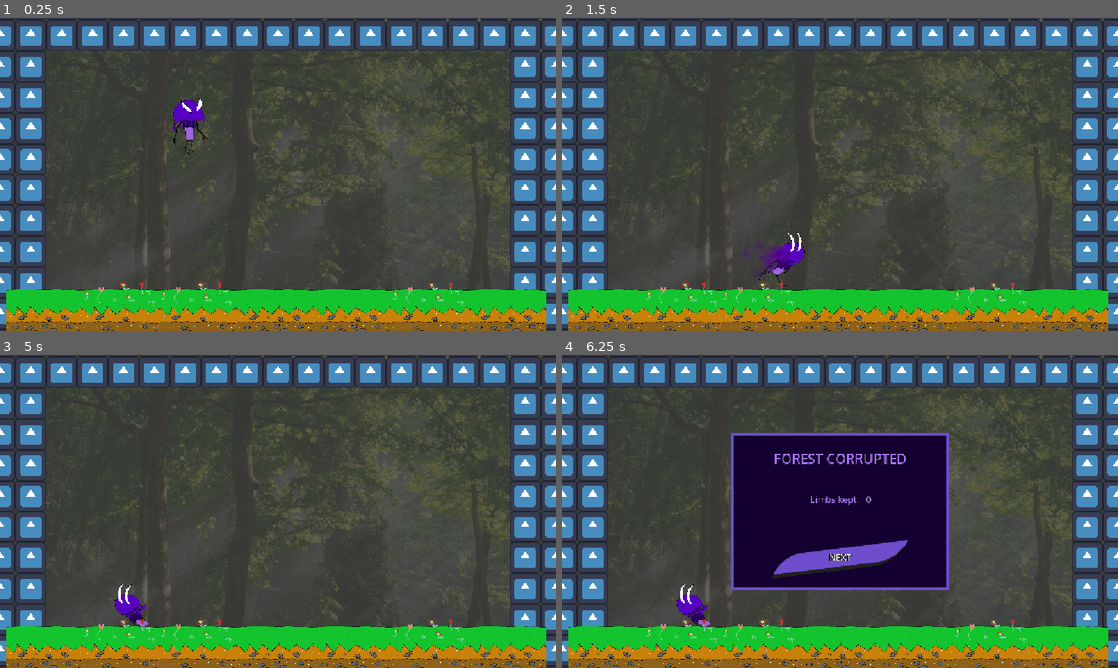
Above: before the commit, frames 1-4 (two rows, left to right).
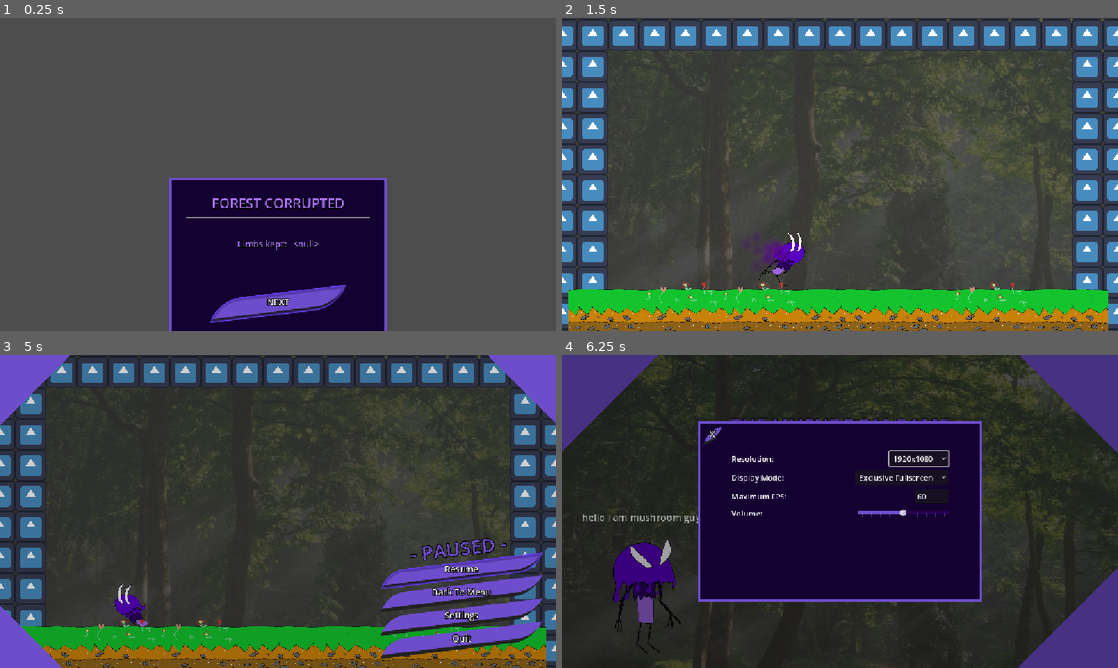
Above: after the commit, the same moments.

Repository: JRodLugo/KnightHacks2026
Game: Godot game, scene res://Scenes/LevelMaster/level_master.tscn
Two runs of this game, one before a commit and one after it. Both use one fixed random seed, a clock stepped at 60 frames per second and the inputs below. The engine's default icon, where the game draws it, is replaced by a stand-in: a white triangle on a blue panel in a dark square.
Inputs (mouse positions are in pixels of both pictures, inside the frame that each line leads up to):
- Up to frame 1 (0.25 s): no input
- Up to frame 2 (1.5 s): click (840, 221) at 0.5 s, where only the run after the commit has a clickable "NEXT"; hold D (right) from 1.28 s (still down)
- Up to frame 3 (5 s): tap Space (jump) at 1.52, 2.27, 3.77, 4.52 s; release D (right) at 2.78 s; hold A (left) 2.78-3.53 s; hold D (right) from 3.53 s (still down); tap Escape (pause) at 4.9 s
- Up to frame 4 (6.25 s): release D (right) at 5 s; click (1023, 592) at 5 s, where only the run after the commit has a clickable "Back To Menu"; click (840, 511) at 5.75 s, where only the run after the commit has a clickable "Settings"

The runs differ from the first frame. In frame 1, 52% of the frame differs, in the area x 0-100%, y 0-100%; in frame 2, 0.1%; in frame 3, 29%; in frame 4, 70%.

Commit message:
Full Controller Support
UI now works well with controller, and character works fine as always. Focus is grabbed properly, and added a new focus effect to the buttons to make it look nice. Some additional ui work could be nice on the settings panel but I'll get there at some point yayyy

Diff:
--- a/knight-hacks-2026-project/Player/player.gd
+++ b/knight-hacks-2026-project/Player/player.gd
@@ -35,10 +35,8 @@
 		change_anim("walk")
 
 	elif event.is_action_pressed("pause"):
-		finish.emit()
-		return
-		if get_tree().paused: return # it will try to re-pause if you use escape to resume
 		$UI/PauseMenu.visible = true
+		$UI/PauseMenu/VBoxContainer/Resume.grab_focus()
 		get_tree().paused = true
 
 func _physics_process(delta: float) -> void:
--- a/knight-hacks-2026-project/Scenes/LevelMaster/level_master.gd
+++ b/knight-hacks-2026-project/Scenes/LevelMaster/level_master.gd
@@ -7,6 +7,7 @@
 func _ready():
 	currentSceneFile = load("res://Scenes/TestScene/test_scene.tscn")
 	restart()
+	level_finish()
 
 func restart():
 	%SwipeAnim.play("swipe_in")
@@ -28,6 +29,7 @@
 	get_tree().paused = true
 	%LevelFinish.visible = true
 	%LevelFinish.get_node("LimbsKept").set_text("Limbs kept:   " + str(get_player_limb_count()))
+	%LevelFinish.get_node("NextLevel").grab_focus()
 	%LFAnim.play("slide_in")
 
 func _on_next_level_button_down() -> void:
--- a/knight-hacks-2026-project/Scenes/MainMenu/buttons.tres
+++ b/knight-hacks-2026-project/Scenes/MainMenu/buttons.tres
@@ -1,6 +1,16 @@
 [gd_resource type="Theme" format=3 uid="uid://dv65ia60vg3jj"]
 
-[sub_resource type="StyleBoxEmpty" id="StyleBoxEmpty_0qgbs"]
+[sub_resource type="StyleBoxFlat" id="StyleBoxFlat_ihsrk"]
+bg_color = Color(0, 0, 0, 0)
+skew = Vector2(0.435, 0.12)
+border_width_left = 8
+border_width_top = 8
+border_width_right = 8
+border_width_bottom = 8
+border_color = Color(0.41730604, 0.24781525, 0.99314195, 1)
+border_blend = true
+corner_radius_top_left = 50
+corner_radius_bottom_right = 50
 
 [sub_resource type="StyleBoxFlat" id="StyleBoxFlat_mcqx7"]
 bg_color = Color(0.43033832, 0.30028218, 0.797972, 1)
@@ -29,7 +39,7 @@
 Button/colors/font_outline_color = Color(0, 0, 0, 1)
 Button/constants/outline_size = 6
 Button/font_sizes/font_size = 18
-Button/styles/focus = SubResource("StyleBoxEmpty_0qgbs")
+Button/styles/focus = SubResource("StyleBoxFlat_ihsrk")
 Button/styles/hover = SubResource("StyleBoxFlat_mcqx7")
 Button/styles/normal = SubResource("StyleBoxFlat_adu2g")
 Button/styles/pressed = SubResource("StyleBoxFlat_uslqc")
--- a/knight-hacks-2026-project/Scenes/MainMenu/main_menu.gd
+++ b/knight-hacks-2026-project/Scenes/MainMenu/main_menu.gd
@@ -1,9 +1,15 @@
 extends Control
 
+func _ready():
+	$VBoxContainer/Play.grab_focus()
+
 func _on_play_button_down() -> void:
-	get_tree().change_scene_to_file("res://Scenes/TestScene/test_scene.tscn")
+	get_tree().change_scene_to_file("res://Scenes/LevelMaster/level_master.tscn")
 
 func _on_settings_button_down() -> void:
+	for i in $VBoxContainer.get_children():
+		i.focus_mode = Control.FOCUS_NONE
+	$SettingsMenu.get_node("Main/VBoxContainer/Resolution/OptionButton").grab_focus()
 	$SettingsMenu.visible = true
 
 func _on_quit_button_down() -> void:
--- a/knight-hacks-2026-project/Scenes/MainMenu/main_menu.tscn
+++ b/knight-hacks-2026-project/Scenes/MainMenu/main_menu.tscn
@@ -139,9 +139,10 @@
 rotation = -2.3561945
 color = Color(0.43137255, 0.3019608, 0.79607844, 1)
 
-[node name="SettingsMenu" parent="." unique_id=1938883888 instance=ExtResource("5_adu2g")]
+[node name="SettingsMenu" parent="." unique_id=1938883888 node_paths=PackedStringArray("prevContainer") instance=ExtResource("5_adu2g")]
 visible = false
 layout_mode = 1
+prevContainer = NodePath("../VBoxContainer")
 
 [connection signal="button_down" from="VBoxContainer/Play" to="." method="_on_play_button_down"]
 [connection signal="button_down" from="VBoxContainer/Settings" to="." method="_on_settings_button_down"]
--- a/knight-hacks-2026-project/Scenes/PauseMenu/pause_menu.gd
+++ b/knight-hacks-2026-project/Scenes/PauseMenu/pause_menu.gd
@@ -5,6 +5,9 @@
 	get_tree().change_scene_to_file("res://Scenes/MainMenu/main_menu.tscn")
 
 func _on_settings_button_down() -> void:
+	for i in $VBoxContainer.get_children():
+		i.focus_mode = Control.FOCUS_NONE
+	$SettingsMenu.get_node("Main/VBoxContainer/Resolution/OptionButton").grab_focus()
 	$SettingsMenu.visible = true
 
 func _on_quit_button_down() -> void:
--- a/knight-hacks-2026-project/Scenes/PauseMenu/pause_menu.tscn
+++ b/knight-hacks-2026-project/Scenes/PauseMenu/pause_menu.tscn
@@ -119,9 +119,10 @@
 rotation = -2.3561945
 color = Color(0.43137255, 0.3019608, 0.79607844, 1)
 
-[node name="SettingsMenu" parent="." unique_id=1938883888 instance=ExtResource("3_7flpu")]
+[node name="SettingsMenu" parent="." unique_id=1938883888 node_paths=PackedStringArray("prevContainer") instance=ExtResource("3_7flpu")]
 visible = false
 layout_mode = 1
+prevContainer = NodePath("../VBoxContainer")
 
 [connection signal="button_down" from="VBoxContainer/Resume" to="." method="_on_resume_button_down"]
 [connection signal="button_down" from="VBoxContainer/BackToMenu" to="." method="_on_back_to_menu_button_down"]
--- a/knight-hacks-2026-project/Scenes/SettingsMenu/settings_menu.gd
+++ b/knight-hacks-2026-project/Scenes/SettingsMenu/settings_menu.gd
@@ -1,4 +1,6 @@
 extends Control
+
+@export var prevContainer: Container
 
 const RESOLUTIONS := [
 	Vector2i(1920, 1080),
@@ -10,9 +12,11 @@
 func _ready():
 	DisplayServer.window_set_size(Vector2i(1920, 1080))
 
-
 func _on_close_button_down() -> void:
 	visible = false
+	for i in prevContainer.get_children():
+		i.focus_mode = Control.FOCUS_ALL
+		i.grab_focus()
 
 func _on_resolution_item_selected(index: int) -> void:
 	var new_size: Vector2i = RESOLUTIONS[index]
--- a/knight-hacks-2026-project/project.godot
+++ b/knight-hacks-2026-project/project.godot
@@ -26,6 +26,21 @@
 
 [input]
 
+ui_accept={
+"deadzone": 0.5,
+"events": [Object(InputEventKey,"resource_local_to_scene":false,"resource_name":"","device":16,"window_id":0,"alt_pressed":false,"shift_pressed":false,"ctrl_pressed":false,"meta_pressed":false,"pressed":false,"keycode":4194309,"physical_keycode":0,"key_label":0,"unicode":0,"location":0,"echo":false,"script":null)
+, Object(InputEventKey,"resource_local_to_scene":false,"resource_name":"","device":16,"window_id":0,"alt_pressed":false,"shift_pressed":false,"ctrl_pressed":false,"meta_pressed":false,"pressed":false,"keycode":4194310,"physical_keycode":0,"key_label":0,"unicode":0,"location":0,"echo":false,"script":null)
+, Object(InputEventKey,"resource_local_to_scene":false,"resource_name":"","device":16,"window_id":0,"alt_pressed":false,"shift_pressed":false,"ctrl_pressed":false,"meta_pressed":false,"pressed":false,"keycode":32,"physical_keycode":0,"key_label":0,"unicode":32,"location":0,"echo":false,"script":null)
+, Object(InputEventJoypadButton,"resource_local_to_scene":false,"resource_name":"","device":-1,"button_index":0,"pressure":0.0,"pressed":true,"script":null)
+, Object(InputEventJoypadButton,"resource_local_to_scene":false,"resource_name":"","device":-1,"button_index":6,"pressure":0.0,"pressed":true,"script":null)
+]
+}
+ui_cancel={
+"deadzone": 0.5,
+"events": [Object(InputEventKey,"resource_local_to_scene":false,"resource_name":"","device":16,"window_id":0,"alt_pressed":false,"shift_pressed":false,"ctrl_pressed":false,"meta_pressed":false,"pressed":false,"keycode":4194305,"physical_keycode":0,"key_label":0,"unicode":0,"location":0,"echo":false,"script":null)
+, Object(InputEventJoypadButton,"resource_local_to_scene":false,"resource_name":"","device":-1,"button_index":1,"pressure":0.0,"pressed":true,"script":null)
+]
+}
 left={
 "deadzone": 0.2,
 "events": [Object(InputEventKey,"resource_local_to_scene":false,"resource_name":"","device":-1,"window_id":0,"alt_press …(191 unchanged characters)…
